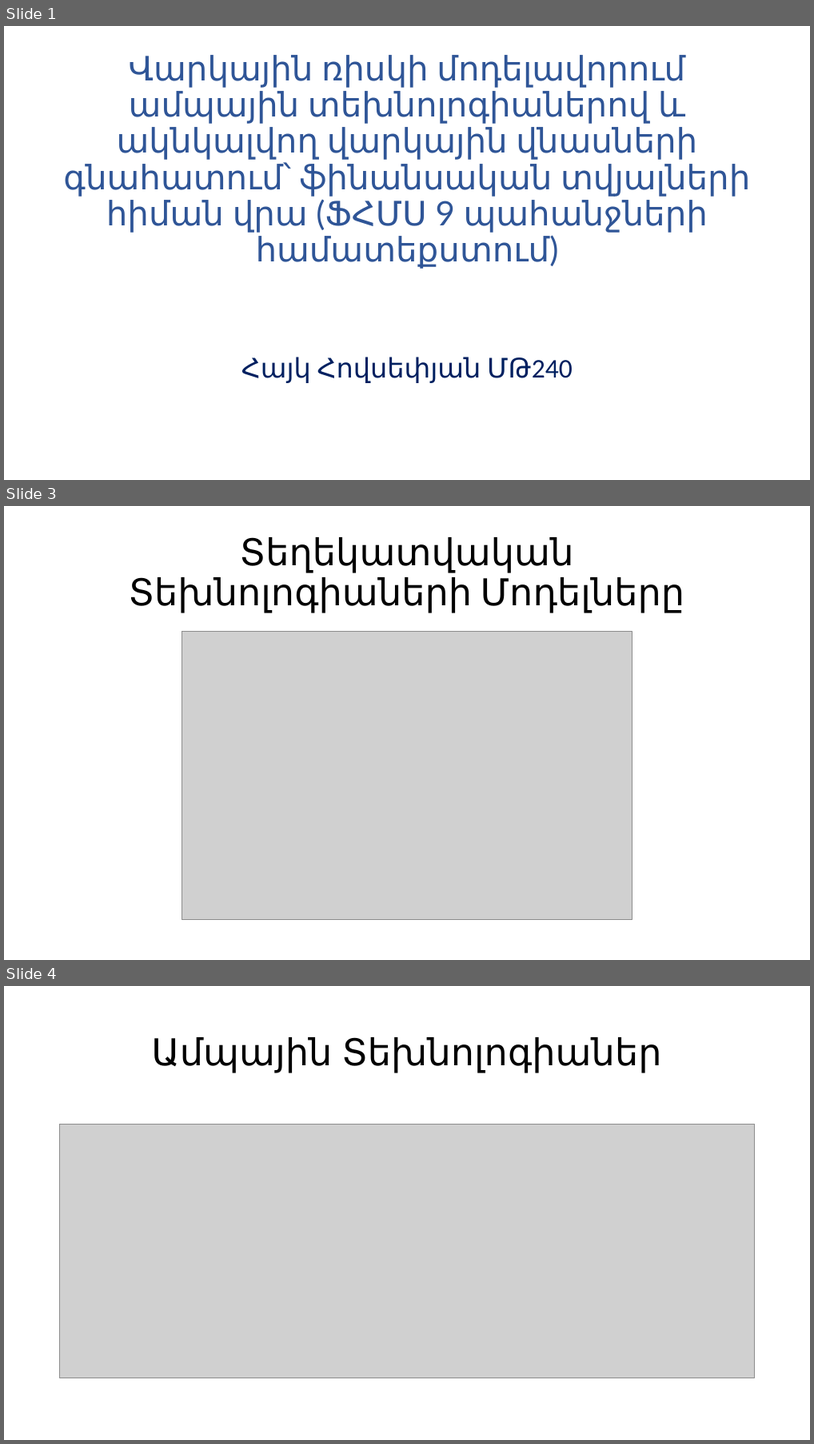
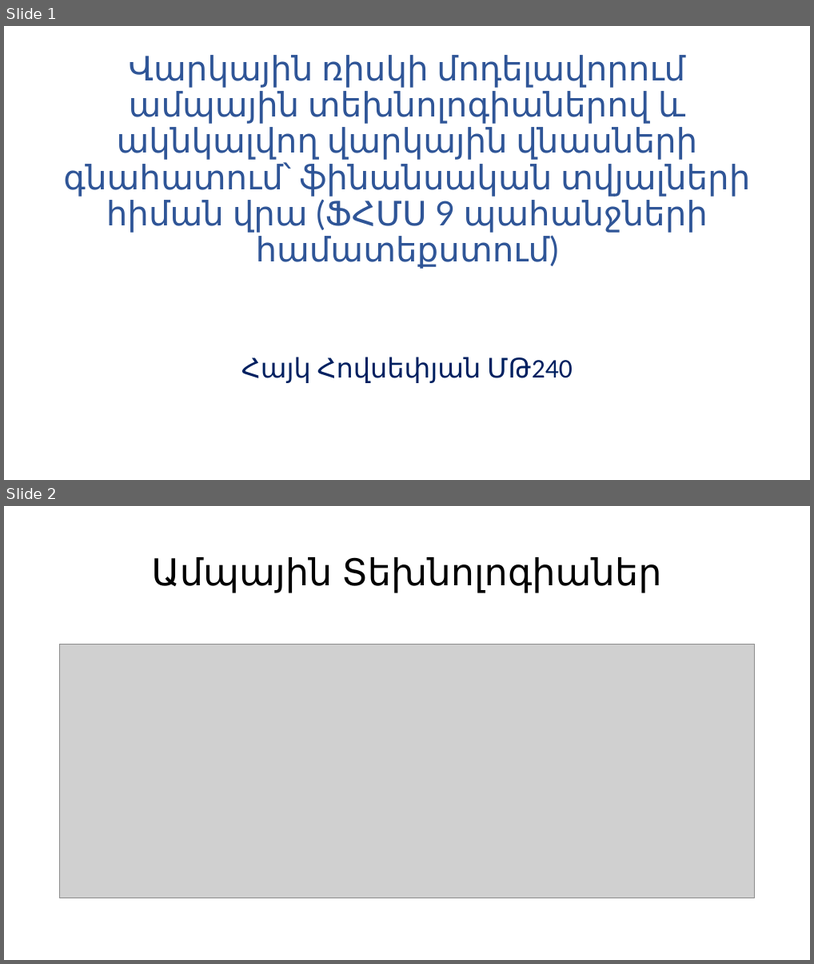
Before and after one commit to HHayk004/Diplomayin, a slide deck: final presentation Hayk.pptx. Shown one above the other, each under a label of ours: slides 1, 3 and 4 before the commit, slides 1 and 2 after it; the slides between them are not shown. The pictures are 814x1444 and 814x964 pixels, drawn with LibreOffice and Linux fonts; fonts in the diff are those of the drawing; grey boxes stand for pictures. Boxes give left, top, right and bottom in pixels: in the first picture for what was removed or moved away, otherwise in the second. Text is boxed around its words. In the diff, an @@ line names an element or a change of style, - is before the commit and + after.

```diff
--- a/final presentation Hayk.pptx
+++ b/final presentation Hayk.pptx
@@ slide 3 removed at box(4, 506, 810, 960), background #FFFFFF @@
@@ text removed at box(129, 537, 685, 613) @@
-Տեղեկատվական Տեխնոլոգիաների Մոդելները
@@ picture removed at box(182, 632, 633, 919) @@
@@ what was slide 4 is now slide 2 @@
```
Also in this commit, not shown: 3 slides added, 5 other slides removed, 23 other files.
